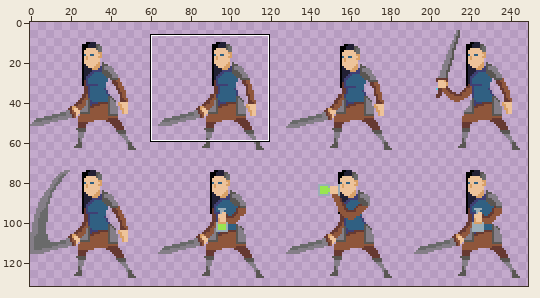
Sprite sheet -- Arakara/Content/prisca_big.png. The picture above shows the old version from afar; the outline marks the close-up.
Close-up. Before:
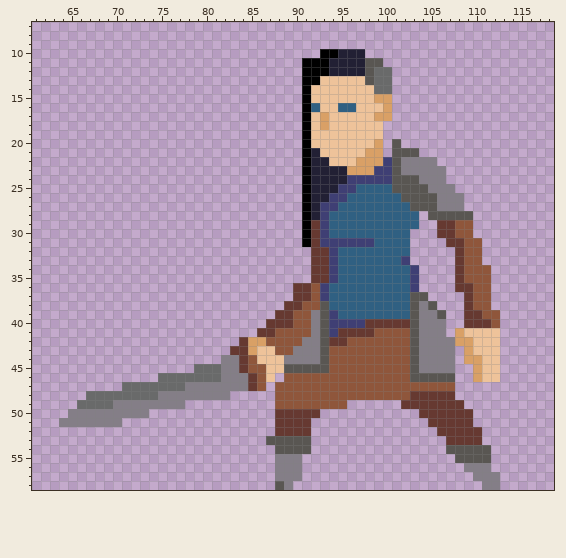
The file is 256x256 pixels. Shown: x 61..118, y 7..58. The wide view leaves out empty margins. The commit also changed other parts of the picture, which this record leaves out.
New version:
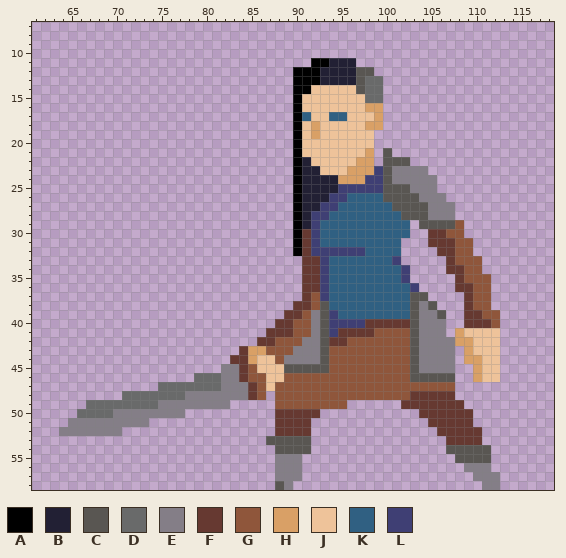
Palette (. is transparent): A #000000  B #222034  C #595652  D #696a6a  E #847e87  F #663931  G #8f563b  H #d9a066  J #eec39a  K #306082  L #3f3f74
Diff:
Changed rows in their new state; - is an unchanged pixel.
first column x 64:
10 -----------------------------.....--------------
11 ---------------------------.-----...------------
12 --------------------------A--B---C-..-----------
13 --------------------------A--BBBBCD-.-----------
14 --------------------------A------CD-.-----------
15 --------------------------AJ------DD.-----------
16 --------------------------AJJ--JJ-HH.-----------
17 --------------------------AK-JKK----.-----------
18 --------------------------AJHJ----HH------------
19 --------------------------AJH------.------------
20 --------------------------AJ-------.-.----------
21 --------------------------AJJ------.C...--------
22 --------------------------ABJJ-----.C-C...------
23 --------------------------AB-JJJ----CE---..-----
24 --------------------------AB---HHH--CEEE--.-----
25 --------------------------AB-----LLLC--EE-..----
26 --------------------------AB--------CC--EE-..---
27 --------------------------AB---------CC--E--.---
28 --------------------------ABL---------CCCEEE..--
29 --------------------------ABLK---------.CCCC-.--
30 --------------------------AFLK-----------F-G-.--
31 --------------------------AFLKKKKKK---.--FF-G-.-
32 --------------------------AFLL-LLL----.---FFG-.-
33 ---------------------------F-LK------L.----FG---
34 ---------------------------F-LK-------L.---F---.
35 ---------------------------F-LK-------L.--------
36 --------------------------.-F-------------------
37 --------------------------.---------------------
38 -------------------------.-F--------------------
39 ------------------------.-F---------------------
40 -----------------------.------------------------
41 ----------------------.-FF----------------------
42 --------------------..FF------------------------
43 -------------------.--HG------------------------
44 ------------------.F-H--G-----------------------
45 ---------------...----J-------------------------
46 -----------....-----FG--J-----------------------
47 -------....---DDDD-----J------------------------
48 ---....----DDD-----EEFG-------------------------
49 --.---DDDDD---EEEEE-----------------------------
50 -.DDDD----EEEE----------------------------------
51 .------EEE--------------------------------------
52 EEEEEEE-----------------------------------------
Where, in picture pixels (left, top, right, bottom), the same in both close-ups:
changed: (59, 49, 491, 436)
